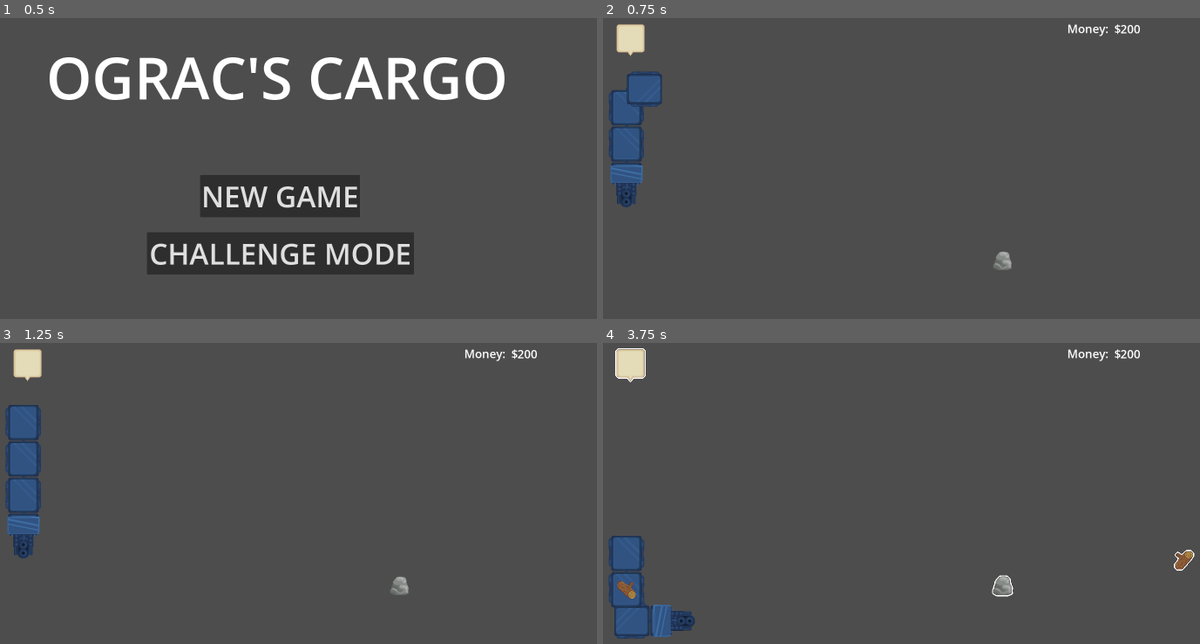
Above: before the commit, frames 1-4 (two rows, left to right).
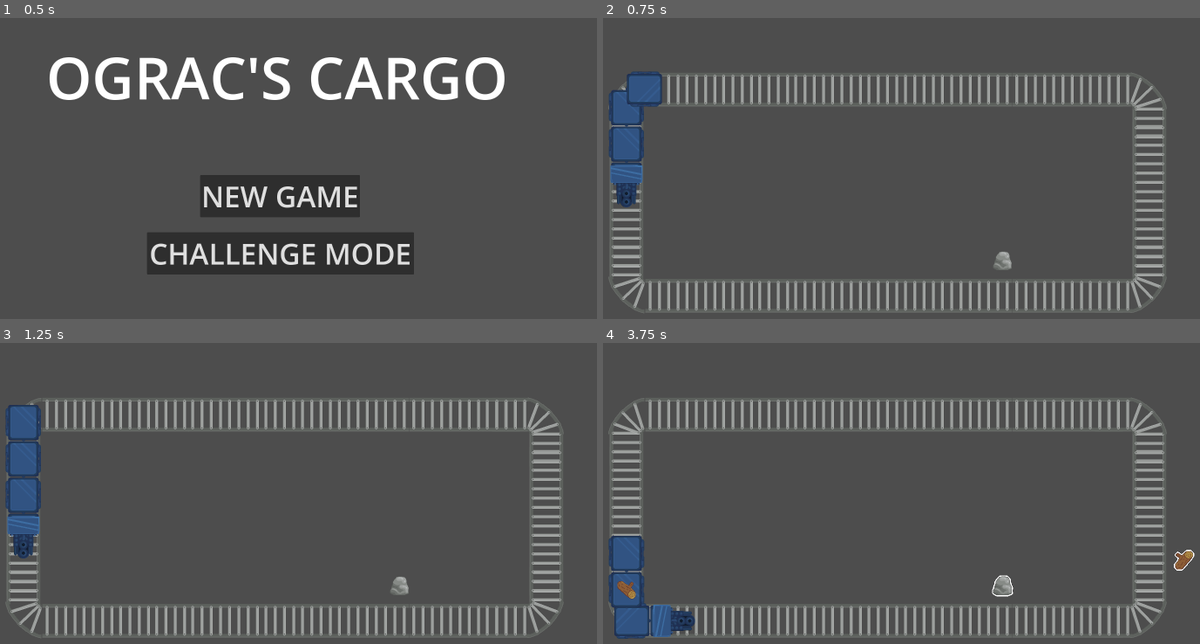
Above: after the commit, the same moments.

Repository: decadentpig/GMTK2025
Game: Godot game, scene res://main_menu.tscn
The game is run twice, just before and just after one commit, with the same random seed, the same clock (stepped at 60 frames per second) and the same inputs.
Inputs (mouse positions are in pixels of both pictures, inside the frame that each line leads up to):
- Up to frame 1 (0.5 s): no input
- Up to frame 2 (0.75 s): click "CHALLENGE MODE" at 0.5 s
- Up to frame 3 (1.25 s): no input
- Up to frame 4 (3.75 s): move the mouse to (1002, 586) at 1.27 s; click (1002, 586) at 1.35 s; move the mouse to (662, 547) at 2.02 s; click (662, 547) at 2.1 s; move the mouse to (1182, 559) at 2.77 s; click (1182, 559) at 2.85 s; move the mouse to (632, 364) at 3.52 s; click (632, 364) at 3.6 s

Frame 1 is identical in both runs. In frame 2, 9.2% of the frame differs, in the area x 0-95%, y 2-98%; in frame 3, 9.1%; in frame 4, 9.3%, in the area x 0-95%, y 1-98%.

Commit message:
Revert bad merge on scene.tscn

Diff:
--- a/scene.tscn
+++ b/scene.tscn
@@ -2,9 +2,9 @@
 
 [ext_resource type="Script" uid="uid://ca3vd21cdbsob" path="res://Scripts/train_manager.gd" id="1_3253y"]
 [ext_resource type="Script" uid="uid://djyec5cwx160w" path="res://game_manager.gd" id="1_u3cyc"]
-[ext_resource type="Script" path="res://Scripts/contract_node.gd" id="4_m7jmp"]
+[ext_resource type="Texture2D" uid="uid://dpnntcte1qild" path="res://Assets/Track-Straight.png" id="2_u3cyc"]
+[ext_resource type="Texture2D" uid="uid://udnpmqusbw16" path="res://Assets/Track-Curved.png" id="3_m7jmp"]
 [ext_resource type="Texture2D" uid="uid://dhub01kk6a2gc" path="res://Assets/Train-Engine.png" id="4_u3cyc"]
-[ext_resource type="Texture2D" uid="uid://bcr0elw31uwe5" path="res://Assets/Customer-Speechbox.png" id="5_y2354"]
 
 [sub_resource type="Curve2D" id="Curve2D_u3cyc"]
 bake_interval = 0.01
@@ -13,8 +13,8 @@
 }
 point_count = 5
 
-[sub_resource type="RectangleShape2D" id="RectangleShape2D_ni31j"]
-size = Vector2(116, 120)
+[sub_resource type="RectangleShape2D" id="RectangleShape2D_m7jmp"]
+size = Vector2(128, 128)
 
 [node name="Scene" type="Node2D"]
 
@@ -24,6 +24,199 @@
 [node name="Path2D" type="Path2D" parent="."]
 curve = SubResource("Curve2D_u3cyc")
 
+[node name="Track_Sprites_Container" type="Node2D" parent="Path2D"]
+
+[node name="TrainTrack" type="Sprite2D" parent="Path2D/Track_Sprites_Container"]
+position = Vector2(301, 496)
+rotation = 1.5708
+texture = ExtResource("2_u3cyc")
+
+[node name="TrainTrack41" type="Sprite2D" parent="Path2D/Track_Sprites_Container"]
+position = Vector2(301, 433)
+rotation = 1.5708
+texture = ExtResource("2_u3cyc")
+
+[node name="TrainTrack2" type="Sprite2D" parent="Path2D/Track_Sprites_Container"]
+position = Vector2(301, 624)
+rotation = 1.5708
+texture = ExtResource("2_u3cyc")
+
+[node name="TrainTrack3" type="Sprite2D" parent="Path2D/Track_Sprites_Container"]
+position = Vector2(301, 752)
+rotation = 1.5708
+texture = ExtResource("2_u3cyc")
+
+[node name="TrainTrack4" type="Sprite2D" parent="Path2D/Track_Sprites_Container"]
+position = Vector2(301, 880)
+rotation = 1.5708
+texture = ExtResource("2_u3cyc")
+
+[node name="TrainTrack42" type="Sprite2D" parent="Path2D/Track_Sprites_Container"]
+position = Vector2(301, 910)
+rotation = 1.5708
+texture = ExtResource("2_u3cyc")
+
+[node name="TrainTrack5" type="Sprite2D" parent="Path2D/Track_Sprites_Container"]
+position = Vector2(2101, 496)
+rotation = 1.5708
+texture = ExtResource("2_u3cyc")
+
+[node name="TrainTrack43" type="Sprite2D" parent="Path2D/Track_Sprites_Container"]
+position = Vector2(2101, 436)
+rotation = 1.5708
+texture = ExtResource("2_u3cyc")
+
+[node name="TrainTrack6" type="Sprite2D" parent="Path2D/Track_Sprites_Container"]
+position = Vector2(2101, 624)
+rotation = 1.5708
+texture = ExtResource("2_u3cyc")
+
+[node name="TrainTrack7" type="Sprite2D" parent="Path2D/Track_Sprites_Container"]
+position = Vector2(2101, 752)
+rotation = 1.5708
+texture = ExtResource("2_u3cyc")
+
+[node name="TrainTrack8" type="Sprite2D" parent="Path2D/Track_Sprites_Container"]
+position = Vector2(2101, 880)
+rotation = 1.5708
+texture = ExtResource("2_u3cyc")
+
+[node name="TrainTrack37" type="Sprite2D" parent="Path2D/Track_Sprites_Container"]
+position = Vector2(2101, 910)
+rotation = 1.5708
+texture = ExtResource("2_u3cyc")
+
+[node name="TrainTrack9" type="Sprite2D" parent="Path2D/Track_Sprites_Container"]
+position = Vector2(429, 320)
+texture = ExtResource("2_u3cyc")
+
+[node name="TrainTrack10" type="Sprite2D" parent="Path2D/Track_Sprites_Container"]
+position = Vector2(556, 320)
+texture = ExtResource("2_u3cyc")
+
+[node name="TrainTrack11" type="Sprite2D" parent="Path2D/Track_Sprites_Container"]
+position = Vector2(682, 320)
+texture = ExtResource("2_u3cyc")
+
+[node name="TrainTrack12" type="Sprite2D" parent="Path2D/Track_Sprites_Container"]
+position = Vector2(806, 320)
+texture = ExtResource("2_u3cyc")
+
+[node name="TrainTrack13" type="Sprite2D" parent="Path2D/Track_Sprites_Container"]
+position = Vector2(930, 320)
+texture = ExtResource("2_u3cyc")
+
+[node name="TrainTrack14" type="Sprite2D" parent="Path2D/Track_Sprites_Container"]
+position = Vector2(1057, 320)
+texture = ExtResource("2_u3cyc")
+
+[node name="TrainTrack15" type="Sprite2D" parent="Path2D/Track_Sprites_Container"]
+position = Vector2(1182, 320)
+texture = ExtResource("2_u3cyc")
+
+[node name="TrainTrack16" type="Sprite2D" parent="Path2D/Track_Sprites_Container"]
+position = Vector2(1308, 320)
+texture = ExtResource("2_u3cyc")
+
+[node name="TrainTrack17" type="Sprite2D" parent="Path2D/Track_Sprites_Container"]
+position = Vector2(1435, 320)
+texture = ExtResource("2_u3cyc")
+
+[node name="TrainTrack18" type="Sprite2D" parent="Path2D/Track_Sprites_Container"]
+position = Vector2(1562, 320)
+texture = ExtResource("2_u3cyc")
+
+[node name="TrainTrack19" type="Sprite2D" parent="Path2D/Track_Sprites_Container"]
+position = Vector2(1691, 320)
+texture = ExtResource("2_u3cyc")
+
+[node name="TrainTrack20" type="Sprite2D" parent="Path2D/Track_Sprites_Container"]
+position = Vector2(1818, 320)
+texture = ExtResource("2_u3cyc")
+
+[node name="TrainTrack21" type="Sprite2D" parent="Path2D/Track_Sprites_Container"]
+position = Vector2(1944, 320)
+texture = ExtResource("2_u3cyc")
+
+[node name="TrainTrack44" type="Sprite2D" parent="Path2D/Track_Sprites_Container"]
+position = Vector2(1977, 320)
+texture = ExtResource("2_u3cyc")
+
+[node name="TrainTrack22" type="Sprite2D" parent="Path2D/Track_Sprites_Container"]
+position = Vector2(429, 1029)
+texture = ExtResource("2_u3cyc")
+
+[node name="TrainTrack23" type="Sprite2D" parent="Path2D/Track_Sprites_Container"]
+position = Vector2(556, 1029)
+texture = ExtResource("2_u3cyc")
+
+[node name="TrainTrack24" type="Sprite2D" parent="Path2D/Track_Sprites_Container"]
+position = Vector2(682, 1029)
+texture = ExtResource("2_u3cyc")
+
+[node name="TrainTrack25" type="Sprite2D" parent="Path2D/Track_Sprites_Container"]
+position = Vector2(806, 1029)
+texture = ExtResource("2_u3cyc")
+
+[node name="TrainTrack26" type="Sprite2D" parent="Path2D/Track_Sprites_Container"]
+position = Vector2(930, 1029)
+texture = ExtResource("2_u3cyc")
+
+[node name="TrainTrack27" type="Sprite2D" parent="Path2D/Track_Sprites_Container"]
+position = Vector2(1057, 1029)
+texture = ExtResource("2_u3cyc")
+
+[node name="TrainTrack28" type="Sprite2D" parent="Path2D/Track_Sprites_Container"]
+position = Vector2(1182, 1029)
+texture = ExtResource("2_u3cyc")
+
+[node name="TrainTrack29" type="Sprite2D" parent="Path2D/Track_Sprites_Container"]
+position = Vector2(1308, 1029)
+texture = ExtResource("2_u3cyc")
+
+[node name="TrainTrack30" type="Sprite2D" parent="Path2D/Track_Sprites_Container"]
+position = Vector2(1435, 1029)
+texture = ExtResource("2_u3cyc")
+
+[node name="TrainTrack31" type="Sprite2D" parent="Path2D/Track_Sprites_Container"]
+position = Vector2(1562, 1029)
+texture = ExtResource("2_u3cyc")
+
+[node name="TrainTrack32" type="Sprite2D" parent="Path2D/Track_Sprites_Container"]
+position = Vector2(1691, 1029)
+texture = ExtResource("2_u3cyc")
+
+[node name="TrainTrack33" type="Sprite2D" parent="Path2D/Track_Sprites_Container"]
+position = Vector2(1818, 1029)
+texture = ExtResource("2_u3cyc")
+
+[node name="TrainTrack34" type="Sprite2D" parent="Path2D/Track_Sprites_Container"]
+position = Vector2(1944, 1029)
+texture = ExtResource("2_u3cyc")
+
+[node name="TrainTrack36" type="Sprite2D" parent="Path2D/Track_Sprites_Container"]
+position = Vector2(1977, 1029)
+texture = ExtResource("2_u3cyc")
+
+[node name="TrainTrack35" type="Sprite2D" parent="Path2D/Track_Sprites_Container"]
+position = Vector2(2098, 1029)
+texture = ExtResource("3_m7jmp")
+
+[node name="TrainTrack38" type="Sprite2D" parent="Path2D/Track_Sprites_Container"]
+position = Vector2(298, 1029)
+rotation = 1.5708
+texture = ExtResource("3_m7jmp")
+
+[node name="TrainTrack39" type="Sprite2D" parent="Path2D/Track_Sprites_Container"]
+position = Vector2(298, 324)
+rotation = 3.14159
+texture = ExtResource("3_m7jmp")
+
+[node name="TrainTrack40" type="Sprite2D" parent="Path2D/Track_Sprites_Container"]
+position = Vector2(2099, 324)
+rotation = 4.71239
+texture = ExtResource("3_m7jmp")
+
 [node name="Train" type="PathFollow2D" parent="Path2D"]
 position = Vector2(300, 500.18)
 rotation = 1.5708
@@ -33,35 +226,349 @@
 [node name="Sprite2D" type="Sprite2D" parent="Path2D/Train"]
 texture = ExtResource("4_u3cyc")
 
-[node name="Contract_Node" type="RigidBody2D" parent="."]
-position = Vector2(314, 145)
-input_pickable = true
-gravity_scale = 0.0
-script = ExtResource("4_m7jmp")
-
-[node name="Sprite2D" type="Sprite2D" parent="Contract_Node"]
-texture = ExtResource("5_y2354")
-
-[node name="Resource_Sprite" type="Sprite2D" parent="Contract_Node"]
-
-[node name="CollisionShape2D" type="CollisionShape2D" parent="Contract_Node"]
-position = Vector2(1, 3)
-shape = SubResource("RectangleShape2D_ni31j")
-
-[node name="Money" type="Label" parent="."]
-offset_left = 2000.0
-offset_top = 85.0
-offset_right = 2068.0
-offset_bottom = 140.0
-theme_override_font_sizes/font_size = 40
-text = "200"
-
-[node name="Money_Text" type="Label" parent="."]
-offset_left = 1817.0
-offset_top = 84.0
-offset_right = 2002.0
-offset_bottom = 144.0
-theme_override_font_sizes/font_size = 40
-text = "Money:  $"
-
-[connection signal="input_event" from="Contract_Node" to="Contract_Node" method="_on_input_event"]
+[node name="Node_Spawns" type="Node2D" parent="."]
+
+[node name="CollisionShape2D" type="CollisionShape2D" parent="Node_Spawns"]
+position = Vector2(432, 457)
+shape = SubResource("RectangleShape2D_m7jmp")
+debug_color = Color(0.994199, 0, 0.225894, 0.42)
+
+[node name="CollisionShape2D2" type="CollisionShape2D" parent="Node_Spawns"]
+position = Vector2(433, 605)
+shape = SubResource("RectangleShape2D_m7jmp")
+debug_color = Color(0.994199, 0, 0.225894, 0.42)
+
+[node name="CollisionShape2D3" type="CollisionShape2D" parent="Node_Spawns"]
+position = Vector2(433, 752)
+shape = SubResource("RectangleShape2D_m7jmp")
+debug_color = Color(0.994199, 0, 0.225894, 0.42)
+
+[node name="CollisionShape2D4" type="CollisionShape2D" parent="Node_Spawns"]
+position = Vector2(433, 902)
+shape = SubResource("RectangleShape2D_m7jmp")
+debug_color = Color(0.994199, 0, 0.225894, 0.42)
+
+[node name="CollisionShape2D5" type="CollisionShape2D" parent="Node_Spawns"]
+position = Vector2(1967, 454)
+shape = SubResource("RectangleShape2D_m7jmp")
+debug_color = Color(0.994199, 0, 0.225894, 0.42)
+
+[node name="CollisionShape2D6" type="CollisionShape2D" parent="Node_Spawns"]
+position = Vector2(1968, 602)
+shape = SubResource("RectangleShape2D_m7jmp")
+debug_color = Color(0.994199, 0, 0.225894, 0.42)
+
+[node name="CollisionShape2D54" type="CollisionShape2D" parent="Node_Spawns"]
+position = Vector2(2198, 216)
+shape = SubResource("RectangleShape2D_m7jmp")
+debug_color = Color(0.994199, 0, 0.225894, 0.42)
+
+[node name="CollisionShape2D55" type="CollisionShape2D" parent="Node_Spawns"]
+position = Vector2(2231, 368)
+shape = SubResource("RectangleShape2D_m7jmp")
+debug_color = Color(0.994199, 0, 0.225894, 0.42)
+
+[node name="CollisionShape2D56" type="CollisionShape2D" parent="Node_Spawns"]
+position = Vector2(2233, 505)
+shape = SubResource("RectangleShape2D_m7jmp")
+debug_color = Color(0.994199, 0, 0.225894, 0.42)
+
+[node name="CollisionShape2D57" type="CollisionShape2D" parent="Node_Spawns"]
+position = Vector2(2233, 643)
+shape = SubResource("RectangleShape2D_m7jmp")
+debug_color = Color(0.994199, 0, 0.225894, 0.42)
+
+[node name="CollisionShape2D58" type="CollisionShape2D" parent="Node_Spawns"]
+position = Vector2(2234, 783)
+shape = SubResource("RectangleShape2D_m7jmp")
+debug_color = Color(0.994199, 0, 0.225894, 0.42)
+
+[node name="CollisionShape2D59" type="CollisionShape2D" parent="Node_Spawns"]
+position = Vector2(2235, 921)
+shape = SubResource("RectangleShape2D_m7jmp")
+debug_color = Color(0.994199, 0, 0.225894, 0.42)
+
+[node name="CollisionShape2D60" type="CollisionShape2D" parent="Node_Spawns"]
+position = Vector2(2228, 1059)
+shape = SubResource("RectangleShape2D_m7jmp")
+debug_color = Color(0.994199, 0, 0.225894, 0.42)
+
+[node name="CollisionShape2D62" type="CollisionShape2D" parent="Node_Spawns"]
+position = Vector2(173, 325)
+shape = SubResource("RectangleShape2D_m7jmp")
+debug_color = Color(0.994199, 0, 0.225894, 0.42)
+
+[node name="CollisionShape2D68" type="CollisionShape2D" parent="Node_Spawns"]
+position = Vector2(249, 193)
+shape = SubResource("RectangleShape2D_m7jmp")
+debug_color = Color(0.994199, 0, 0.225894, 0.42)
+
+[node name="CollisionShape2D63" type="CollisionShape2D" parent="Node_Spawns"]
+position = Vector2(163, 593)
+shape = SubResource("RectangleShape2D_m7jmp")
+debug_color = Color(0.994199, 0, 0.225894, 0.42)
+
+[node name="CollisionShape2D69" type="CollisionShape2D" parent="Node_Spawns"]
+position = Vector2(164, 460)
+shape = SubResource("RectangleShape2D_m7jmp")
+debug_color = Color(0.994199, 0, 0.225894, 0.42)
+
+[node name="CollisionShape2D64" type="CollisionShape2D" parent="Node_Spawns"]
+position = Vector2(166, 728)
+shape = SubResource("RectangleShape2D_m7jmp")
+debug_color = Color(0.994199, 0, 0.225894, 0.42)
+
+[node name="CollisionShape2D65" type="CollisionShape2D" parent="Node_Spawns"]
+position = Vector2(167, 864)
+shape = SubResource("RectangleShape2D_m7jmp")
+debug_color = Color(0.994199, 0, 0.225894, 0.42)
+
+[node name="CollisionShape2D66" type="CollisionShape2D" parent="Node_Spawns"]
+position = Vector2(168, 1002)
+shape = SubResource("RectangleShape2D_m7jmp")
+debug_color = Color(0.994199, 0, 0.225894, 0.42)
+
+[node name="CollisionShape2D67" type="CollisionShape2D" parent="Node_Spawns"]
+position = Vector2(239, 1138)
+shape = SubResource("RectangleShape2D_m7jmp")
+debug_color = Color(0.994199, 0, 0.225894, 0.42)
+
+[node name="CollisionShape2D61" type="CollisionShape2D" parent="Node_Spawns"]
+position = Vector2(2054, 1160)
+shape = SubResource("RectangleShape2D_m7jmp")
+debug_color = Color(0.994199, 0, 0.225894, 0.42)
+
+[node name="CollisionShape2D7" type="CollisionShape2D" parent="Node_Spawns"]
+position = Vector2(1968, 749)
+shape = SubResource("RectangleShape2D_m7jmp")
+debug_color = Color(0.994199, 0, 0.225894, 0.42)
+
+[node name="CollisionShape2D8" type="CollisionShape2D" parent="Node_Spawns"]
+position = Vector2(1968, 899)
+shape = SubResource("RectangleShape2D_m7jmp")
+debug_color = Color(0.994199, 0, 0.225894, 0.42)
+
+[node name="CollisionShape2D9" type="CollisionShape2D" parent="Node_Spawns"]
+position = Vector2(570, 902)
+shape = SubResource("RectangleShape2D_m7jmp")
+debug_color = Color(0.994199, 0, 0.225894, 0.42)
+
+[node name="CollisionShape2D10" type="CollisionShape2D" parent="Node_Spawns"]
+position = Vector2(711, 902)
+shape = SubResource("RectangleShape2D_m7jmp")
+debug_color = Color(0.994199, 0, 0.225894, 0.42)
+
+[node name="CollisionShape2D11" type="CollisionShape2D" parent="Node_Spawns"]
+position = Vector2(849, 903)
+shape = SubResource("RectangleShape2D_m7jmp")
+debug_color = Color(0.994199, 0, 0.225894, 0.42)
+
+[node name="CollisionShape2D12" type="CollisionShape2D" parent="Node_Spawns"]
+position = Vector2(987, 901)
+shape = SubResource("RectangleShape2D_m7jmp")
+debug_color = Color(0.994199, 0, 0.225894, 0.42)
+
+[node name="CollisionShape2D13" type="CollisionShape2D" parent="Node_Spawns"]
+position = Vector2(1127, 903)
+shape = SubResource("RectangleShape2D_m7jmp")
+debug_color = Color(0.994199, 0, 0.225894, 0.42)
+
+[node name="CollisionShape2D14" type="CollisionShape2D" parent="Node_Spawns"]
+position = Vector2(1265, 905)
+shape = SubResource("RectangleShape2D_m7jmp")
+debug_color = Color(0.994199, 0, 0.225894, 0.42)
+
+[node name="CollisionShape2D15" type="CollisionShape2D" parent="Node_Spawns"]
+position = Vector2(1405, 904)
+shape = SubResource("RectangleShape2D_m7jmp")
+debug_color = Color(0.994199, 0, 0.225894, 0.42)
+
+[node name="CollisionShape2D16" type="CollisionShape2D" parent="Node_Spawns"]
+position = Vector2(1546, 904)
+shape = SubResource("RectangleShape2D_m7jmp")
+debug_color = Color(0.994199, 0, 0.225894, 0.42)
+
+[node name="CollisionShape2D17" type="CollisionShape2D" parent="Node_Spawns"]
+position = Vector2(1686, 903)
+shape = SubResource("RectangleShape2D_m7jmp")
+debug_color = Color(0.994199, 0, 0.225894, 0.42)
+
+[node name="CollisionShape2D18" type="CollisionShape2D" parent="Node_Spawns"]
+position = Vector2(1828, 901)
+shape = SubResource("RectangleShape2D_m7jmp")
+debug_color = Color(0.994199, 0, 0.225894, 0.42)
+
+[node name="CollisionShape2D42" type="CollisionShape2D" parent="Node_Spawns"]
+position = Vector2(378, 1162)
+shape = SubResource("RectangleShape2D_m7jmp")
+debug_color = Color(0.994199, 0, 0.225894, 0.42)
+
+[node name="CollisionShape2D43" type="CollisionShape2D" parent="Node_Spawns"]
+position = Vector2(1913, 1159)
+shape = SubResource("RectangleShape2D_m7jmp")
+debug_color = Color(0.994199, 0, 0.225894, 0.42)
+
+[node name="CollisionShape2D44" type="CollisionShape2D" parent="Node_Spawns"]
+position = Vector2(515, 1162)
+shape = SubResource("RectangleShape2D_m7jmp")
+debug_color = Color(0.994199, 0, 0.225894, 0.42)
+
+[node name="CollisionShape2D45" type="CollisionShape2D" parent="Node_Spawns"]
+position = Vector2(656, 1162)
+shape = SubResource("RectangleShape2D_m7jmp")
+debug_color = Color(0.994199, 0, 0.225894, 0.42)
+
+[node name="CollisionShape2D46" type="CollisionShape2D" parent="Node_Spawns"]
+position = Vector2(794, 1163)
+shape = SubResource("RectangleShape2D_m7jmp")
+debug_color = Color(0.994199, 0, 0.225894, 0.42)
+
+[node name="CollisionShape2D47" type="CollisionShape2D" parent="Node_Spawns"]
+position = Vector2(932, 1161)
+shape = SubResource("RectangleShape2D_m7jmp")
+debug_color = Color(0.994199, 0, 0.225894, 0.42)
+
+[node name="CollisionShape2D48" type="CollisionShape2D" parent="Node_Spawns"]
+position = Vector2(1072, 1163)
+shape = SubResource("RectangleShape2D_m7jmp")
+debug_color = Color(0.994199, 0, 0.225894, 0.42)
+
+[node name="CollisionShape2D49" type="CollisionShape2D" parent="Node_Spawns"]
+position = Vector2(1210, 1165)
+shape = SubResource("RectangleShape2D_m7jmp")
+debug_color = Color(0.994199, 0, 0.225894, 0.42)
+
+[node name="CollisionShape2D50" type="CollisionShape2D" parent="Node_Spawns"]
+position = Vector2(1350, 1164)
+shape = SubResource("RectangleShape2D_m7jmp")
+debug_color = Color(0.994199, 0, 0.225894, 0.42)
+
+[node name="CollisionShape2D51" type="CollisionShape2D" parent="Node_Spawns"]
+position = Vector2(1491, 1164)
+shape = SubResource("RectangleShape2D_m7jmp")
+debug_color = Color(0.994199, 0, 0.225894, 0.42)
+
+[node name="CollisionShape2D52" type="CollisionShape2D" parent="Node_Spawns"]
+position = Vector2(1631, 1163)
+shape = SubResource("RectangleShape2D_m7jmp")
+debug_color = Color(0.994199, 0, 0.225894, 0.42)
+
+[node name="CollisionShape2D53" type="CollisionShape2D" parent="Node_Spawns"]
+position = Vector2(1773, 1161)
+shape = SubResource("RectangleShape2D_m7jmp")
+debug_color = Color(0.994199, 0, 0.225894, 0.42)
+
+[node name="CollisionShape2D19" type="CollisionShape2D" parent="Node_Spawns"]
+position = Vector2(570, 455)
+shape = SubResource("RectangleShape2D_m7jmp")
+debug_color = Color(0.994199, 0, 0.225894, 0.42)
+
+[node name="CollisionShape2D20" type="CollisionShape2D" parent="Node_Spawns"]
+position = Vector2(711, 455)
+shape = SubResource("RectangleShape2D_m7jmp")
+debug_color = Color(0.994199, 0, 0.225894, 0.42)
+
+[node name="CollisionShape2D21" type="CollisionShape2D" parent="Node_Spawns"]
+position = Vector2(849, 453)
+shape = SubResource("RectangleShape2D_m7jmp")
+debug_color = Color(0.994199, 0, 0.225894, 0.42)
+
+[node name="CollisionShape2D22" type="CollisionShape2D" parent="Node_Spawns"]
+position = Vector2(987, 454)
+shape = SubResource("RectangleShape2D_m7jmp")
+debug_color = Color(0.994199, 0, 0.225894, 0.42)
+
+[node name="CollisionShape2D23" type="CollisionShape2D" parent="Node_Spawns"]
+position = Vector2(1127, 456)
+shape = SubResource("RectangleShape2D_m7jmp")
+debug_color = Color(0.994199, 0, 0.225894, 0.42)
+
+[node name="CollisionShape2D24" type="CollisionShape2D" parent="Node_Spawns"]
+position = Vector2(1265, 458)
+shape = SubResource("RectangleShape2D_m7jmp")
+debug_color = Color(0.994199, 0, 0.225894, 0.42)
+
+[node name="CollisionShape2D25" type="CollisionShape2D" parent="Node_Spawns"]
+position = Vector2(1405, 457)
+shape = SubResource("RectangleShape2D_m7jmp")
+debug_color = Color(0.994199, 0, 0.225894, 0.42)
+
+[node name="CollisionShape2D26" type="CollisionShape2D" parent="Node_Spawns"]
+position = Vector2(1546, 457)
+shape = SubResource("RectangleShape2D_m7jmp")
+debug_color = Color(0.994199, 0, 0.225894, 0.42)
+
+[node name="CollisionShape2D27" type="CollisionShape2D" parent="Node_Spawns"]
+position = Vector2(1686, 456)
+shape = SubResource("RectangleShape2D_m7jmp")
+debug_color = Color(0.994199, 0, 0.225894, 0.42)
+
+[node name="CollisionShape2D28" type="CollisionShape2D" parent="Node_Spawns"]
+position = Vector2(1828, 454)
+shape = SubResource("RectangleShape2D_m7jmp")
+debug_color = Color(0.994199, 0, 0.225894, 0.42)
+
+[node name="CollisionShape2D29" type="CollisionShape2D" parent="Node_Spawns"]
+position = Vector2(1904, 188)
+shape = SubResource("RectangleShape2D_m7jmp")
+debug_color = Color(0.994199, 0, 0.225894, 0.42)
+
+[node name="CollisionShape2D41" type="CollisionShape2D" parent="Node_Spawns"]
+position = Vector2(2043, 189)
+shape = SubResource("RectangleShape2D_m7jmp")
+debug_color = Color(0.994199, 0, 0.225894, 0.42)
+
+[node name="CollisionShape2D30" type="CollisionShape2D" parent="Node_Spawns"]
+position = Vector2(1767, 187)
+shape = SubResource("RectangleShape2D_m7jmp")
+debug_color = Color(0.994199, 0, 0.225894, 0.42)
+
+[node name="CollisionShape2D31" type="CollisionShape2D" parent="Node_Spawns"]
+position = Vector2(1631, 191)
+shape = SubResource("RectangleShape2D_m7jmp")
+debug_color = Color(0.994199, 0, 0.225894, 0.42)
+
+[node name="CollisionShape2D32" type="CollisionShape2D" parent="Node_Spawns"]
+position = Vector2(1494, 191)
+shape = SubResource("RectangleShape2D_m7jmp")
+debug_color = Color(0.994199, 0, 0.225894, 0.42)
+
+[node name="CollisionShape2D33" type="CollisionShape2D" parent="Node_Spawns"]
+position = Vector2(1357, 191)
+shape = SubResource("RectangleShape2D_m7jmp")
+debug_color = Color(0.994199, 0, 0.225894, 0.42)
+
+[node name="CollisionShape2D34" type="CollisionShape2D" parent="Node_Spawns"]
+position = Vector2(1219, 193)
+shape = SubResource("RectangleShape2D_m7jmp")
+debug_color = Color(0.994199, 0, 0.225894, 0.42)
+
+[node name="CollisionShape2D35" type="CollisionShape2D" parent="Node_Spawns"]
+position = Vector2(1080, 194)
+shape = SubResource("RectangleShape2D_m7jmp")
+debug_color = Color(0.994199, 0, 0.225894, 0.42)
+
+[node name="CollisionShape2D36" type="CollisionShape2D" parent="Node_Spawns"]
+position = Vector2(944, 192)
+shape = SubResource("RectangleShape2D_m7jmp")
+debug_color = Color(0.994199, 0, 0.225894, 0.42)
+
+[node name="CollisionShape2D37" type="CollisionShape2D" parent="Node_Spawns"]
+position = Vector2(806, 192)
+shape = SubResource("RectangleShape2D_m7jmp")
+debug_color = Color(0.994199, 0, 0.225894, 0.42)
+
+[node name="CollisionShape2D38" type="CollisionShape2D" parent="Node_Spawns"]
+position = Vector2(670, 193)
+shape = SubResource("RectangleShape2D_m7jmp")
+debug_color = Color(0.994199, 0, 0.225894, 0.42)
+
+[node name="CollisionShape2D39" type="CollisionShape2D" parent="Node_Spawns"]
+position = Vector2(532, 194)
+shape = SubResource("RectangleShape2D_m7jmp")
+debug_color = Color(0.994199, 0, 0.225894, 0.42)
+
+[node name="CollisionShape2D40" type="CollisionShape2D" parent="Node_Spawns"]
+position = Vector2(393, 193)
+shape = SubResource("RectangleShape2D_m7jmp")
+debug_color = Color(0.994199, 0, 0.225894, 0.42)
